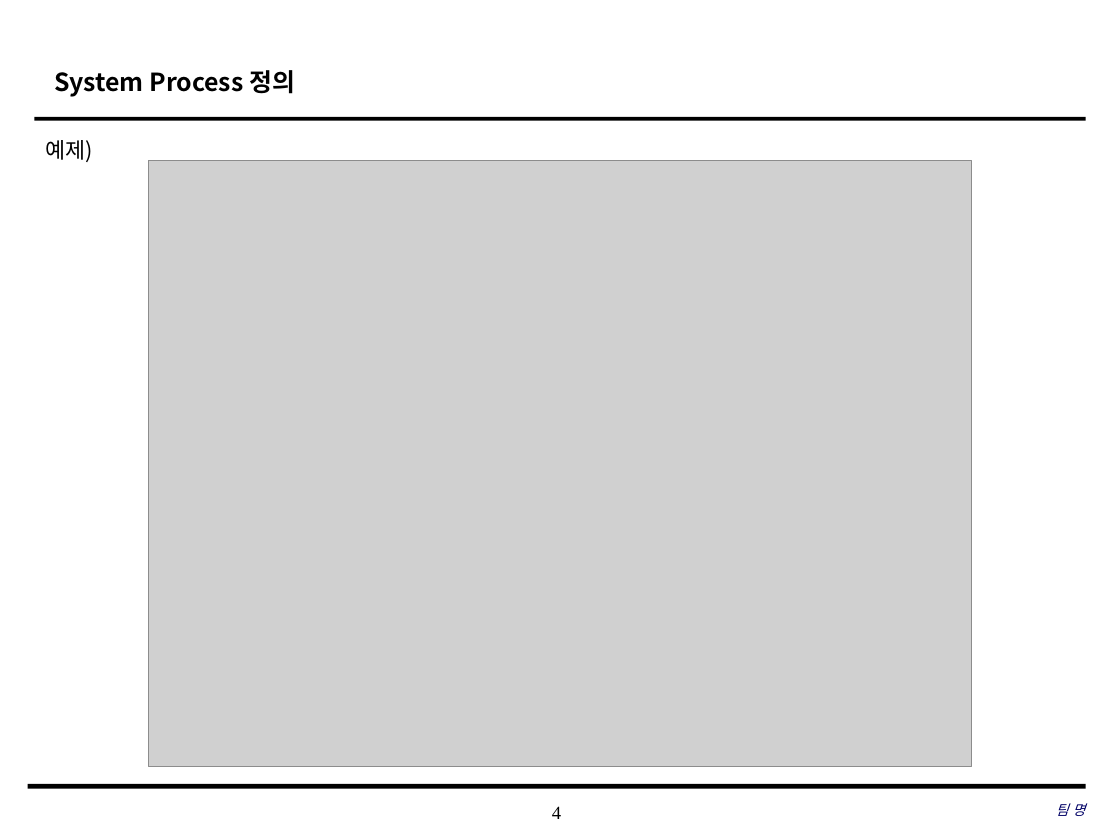
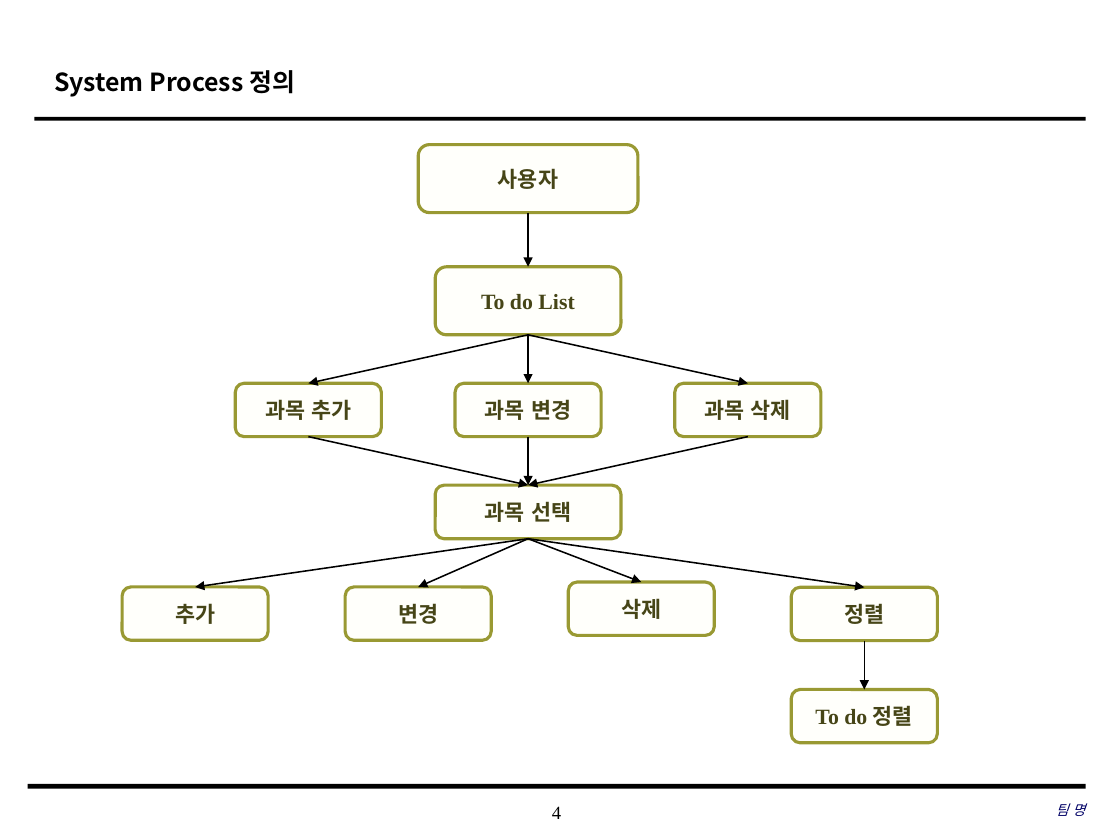
Before and after one commit to SE-admin/7, a slide deck: slide 4 of doc/3_ 설계서/UI Design Template.pptx. Drawn at 1120x840 pixels with LibreOffice and Linux fonts; fonts in the diff are those of the drawing; grey boxes stand for pictures; background and template pictures are left out. Boxes give left, top, right and bottom in pixels: in the first picture for what was removed or moved away, otherwise in the second. Text is boxed around its words. In the diff, an @@ line names an element or a change of style, - is before the commit and + after.

Commit message:
UI Design|doc|System map, System process 작성

```diff
--- a/doc/3_ 설계서/UI Design Template.pptx
+++ b/doc/3_ 설계서/UI Design Template.pptx
@@ text removed at (x1=45, y1=140, x2=93, y2=162) @@
-예제)
@@ rounded rectangle added at (x1=418, y1=144, x2=637, y2=213), fill #FFFFFB, outline #999933 2 pt, 14 pt, text #464517, bold @@
+사용자
@@ picture removed at (x1=149, y1=160, x2=972, y2=766) @@
@@ arrow added from (529, 213) to (529, 267), #000000 1 pt @@
@@ rounded rectangle added at (x1=436, y1=267, x2=622, y2=335), fill #FFFFFB, outline #999933 2 pt, 14 pt, text #464517, bold @@
+To do List
@@ arrow added from (529, 335) to (308, 383), #000000 1 pt @@
@@ arrow added from (529, 335) to (529, 383), #000000 1 pt @@
@@ arrow added from (529, 335) to (748, 383), #000000 1 pt @@
@@ rounded rectangle added at (x1=235, y1=383, x2=381, y2=437), fill #FFFFFB, outline #999933 2 pt, 14 pt, text #464517, bold @@
+과목 추가
@@ rounded rectangle added at (x1=455, y1=383, x2=600, y2=437), fill #FFFFFB, outline #999933 2 pt, 14 pt, text #464517, bold @@
+과목 변경
@@ rounded rectangle added at (x1=675, y1=383, x2=821, y2=437), fill #FFFFFB, outline #999933 2 pt, 14 pt, text #464517, bold @@
+과목 삭제
@@ arrow added from (308, 437) to (308, 437), #000000 1 pt @@
@@ arrow added from (308, 437) to (529, 485), #000000 1 pt @@
@@ arrow added from (529, 437) to (529, 485), #000000 1 pt @@
@@ arrow added from (748, 437) to (529, 485), #000000 1 pt @@
@@ rounded rectangle added at (x1=436, y1=485, x2=622, y2=539), fill #FFFFFB, outline #999933 2 pt, 14 pt, text #464517, bold @@
+과목 선택
@@ arrow added from (529, 539) to (195, 587), #000000 1 pt @@
@@ arrow added from (529, 539) to (418, 587), #000000 1 pt @@
@@ arrow added from (529, 539) to (642, 582), #000000 1 pt @@
@@ arrow added from (529, 539) to (865, 587), #000000 1 pt @@
@@ rounded rectangle added at (x1=122, y1=587, x2=268, y2=641), fill #FFFFFB, outline #999933 2 pt, 14 pt, text #464517, bold @@
+추가
@@ rounded rectangle added at (x1=345, y1=587, x2=491, y2=641), fill #FFFFFB, outline #999933 2 pt, 14 pt, text #464517, bold @@
+변경
@@ rounded rectangle added at (x1=568, y1=582, x2=713, y2=636), fill #FFFFFB, outline #999933 2 pt, 14 pt, text #464517, bold @@
+삭제
@@ rounded rectangle added at (x1=792, y1=587, x2=937, y2=641), fill #FFFFFB, outline #999933 2 pt, 14 pt, text #464517, bold @@
+정렬
@@ arrow added from (865, 641) to (865, 690), #000000 1 pt @@
@@ rounded rectangle added at (x1=792, y1=690, x2=937, y2=744), fill #FFFFFB, outline #999933 2 pt, 14 pt, text #464517, bold @@
+To do 정렬
```
Also in this commit, not shown: 2 other slides changed.
